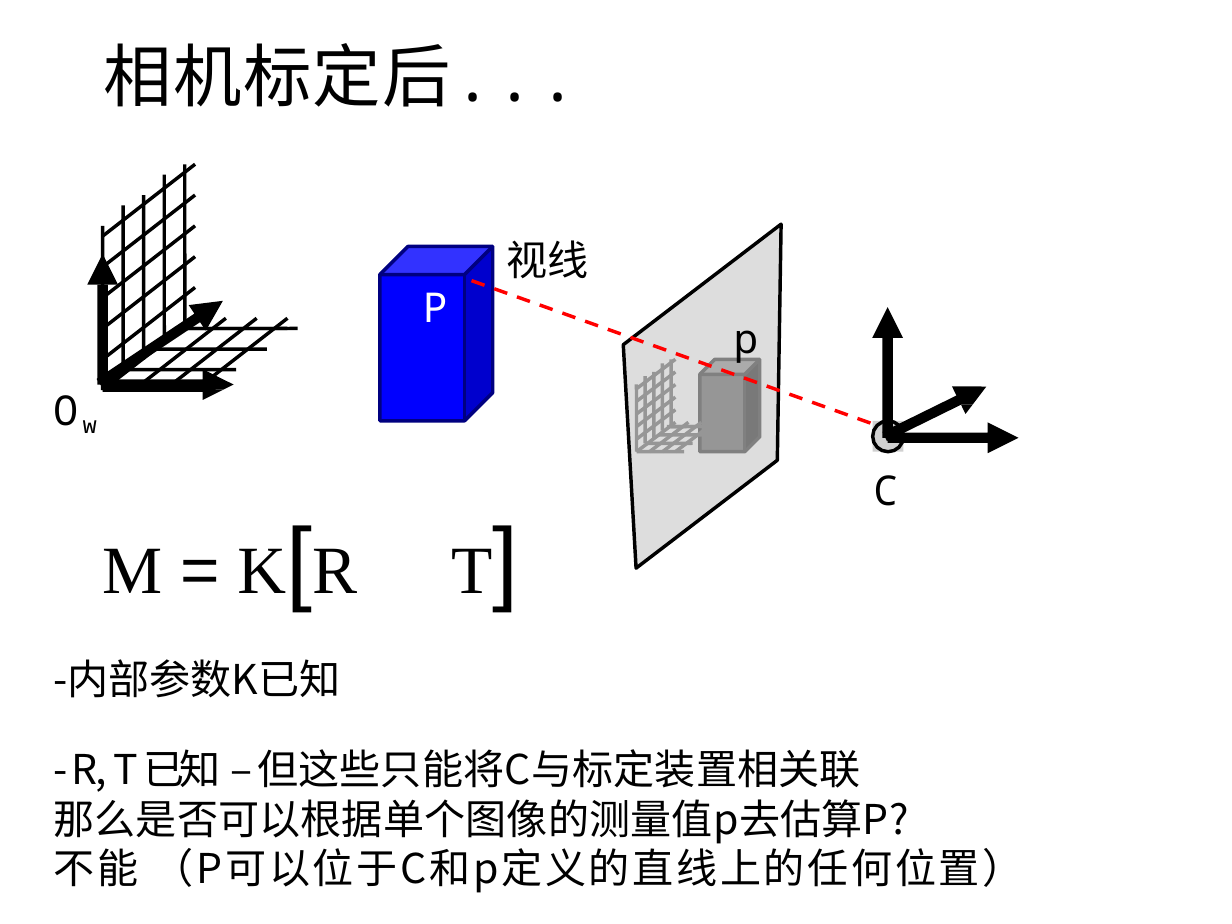
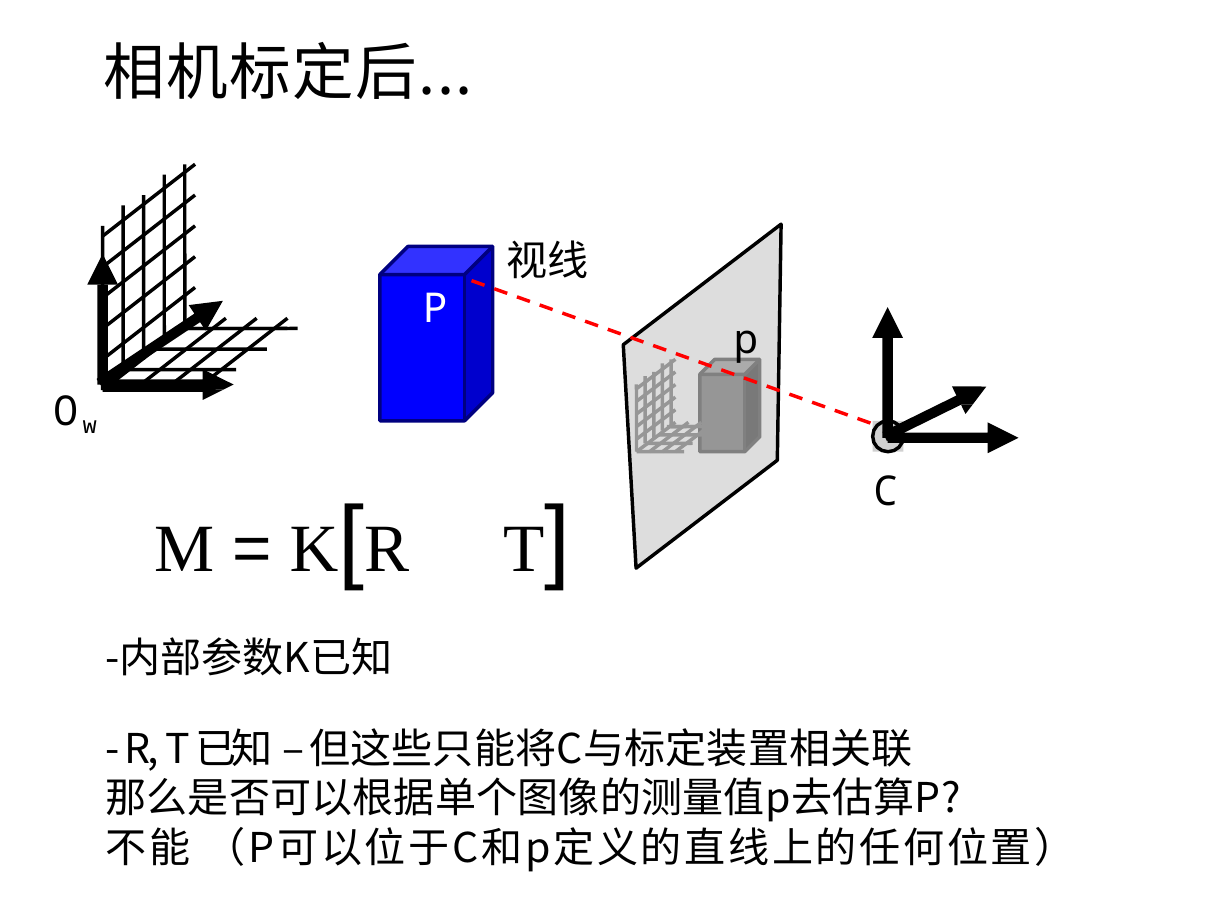
Before and after one commit to evenhax/translation_and_refining_for_cs231a, a slide deck: slide 5 of PPT231a_trans_and_refine/中文矫正版/lecture4_single_view_metrology .pptx. Drawn at 1232x924 pixels with LibreOffice and Linux fonts; fonts in the diff are those of the drawing; grey boxes stand for pictures; background and template pictures are left out. Boxes give left, top, right and bottom in pixels: in the first picture for what was removed or moved away, otherwise in the second. Text is boxed around its words. In the diff, an @@ line names an element or a change of style, - is before the commit and + after.

```diff
--- a/PPT231a_trans_and_refine/中文矫正版/lecture4_single_view_metrology .pptx
+++ b/PPT231a_trans_and_refine/中文矫正版/lecture4_single_view_metrology .pptx
@@ title "相机标定后..." at [104,42,473,99]: size 40 to 36 pt, font Noto Sans Mono to Noto Sans CJK SC @@
@@ text "M = K[R T]": place and size @@
-text "M = K[R T]" at [53,548,1024,893]
+text "M = K[R T]" at [105,526,1076,872]
```
Also in this commit, not shown: 14 other slides changed, 2 slides removed, 5 other files.
